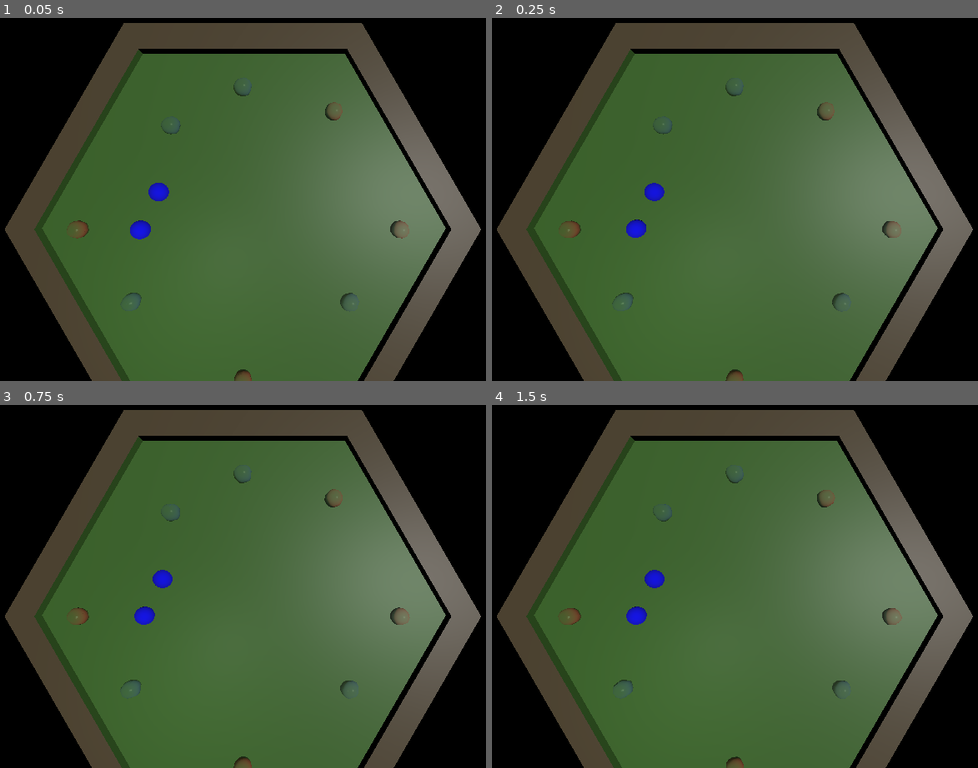
Above: before the commit, frames 1-4 (two rows, left to right).
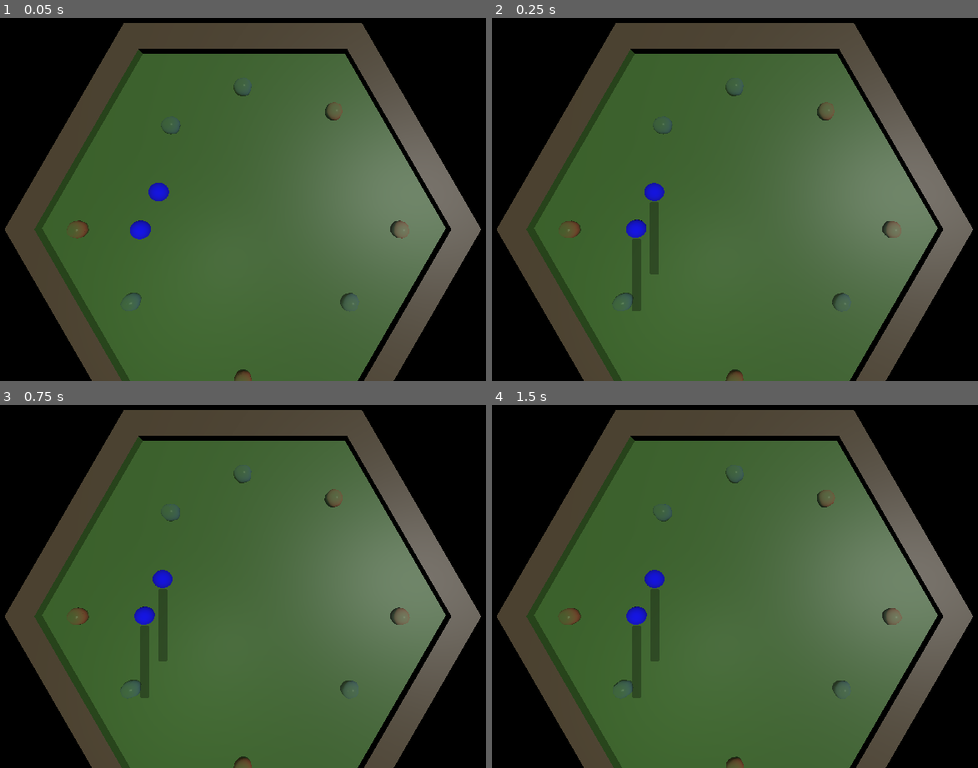
Above: after the commit, the same moments.

Repository: freesstylers/GlobalGameJam25
Game: Godot game, scene res://Assets/Prefabs/pruebaworld.tscn
The game is run twice, just before and just after one commit, with the same random seed, the same clock (stepped at 60 frames per second) and the same inputs.
Inputs (mouse positions are in pixels of both pictures, inside the frame that each line leads up to):
- Up to frame 1 (0.05 s): no input
- Up to frame 2 (0.25 s): no input
- Up to frame 3 (0.75 s): tap Enter at 0.5 s; move the mouse to (422, 561) at 0.52 s; hold D (right) from 0.53 s (still down); click (422, 561) at 0.6 s
- Up to frame 4 (1.5 s): move the mouse to (632, 601) at 1.27 s; release D (right) at 1.28 s; hold S (down) from 1.28 s (still down); click (632, 601) at 1.35 s

Frame 1 is identical in both runs. In frame 2, 0.7% of the frame differs, in the area x 28-35%, y 50-81%; in frame 3, 0.7%; in frame 4, 0.7%.

Commit message:
barra fuerza wip

Diff:
--- a/Assets/Prefabs/3d test scene.tscn
+++ b/Assets/Prefabs/3d test scene.tscn
@@ -5,8 +5,8 @@
 
 [sub_resource type="CylinderMesh" id="CylinderMesh_y8nj6"]
 
-[sub_resource type="ViewportTexture" id="ViewportTexture_8yjgk"]
-viewport_path = NodePath("MeshInstance3D/Sprite3D/SubViewport")
+[sub_resource type="ViewportTexture" id="ViewportTexture_fbiqa"]
+viewport_path = NodePath("MeshInstance3D/BarraFuerza/SubViewport")
 
 [node name="3dTestScene" type="Node3D"]
 
@@ -15,15 +15,15 @@
 script = ExtResource("1_shc7p")
 speed = 0.7
 
-[node name="Sprite3D" type="Sprite3D" parent="MeshInstance3D"]
-transform = Transform3D(1, 0, 0, 0, 0.0479782, 0.998848, 0, -0.998848, 0.0479782, 3.05512, -2.38419e-07, 2.31944)
-texture = SubResource("ViewportTexture_8yjgk")
+[node name="BarraFuerza" type="Sprite3D" parent="MeshInstance3D"]
+transform = Transform3D(1, 0, 0, 0, 1, 0, 0, 0, 1, 2.18868, 0, 0)
+texture = SubResource("ViewportTexture_fbiqa")
 
-[node name="SubViewport" type="SubViewport" parent="MeshInstance3D/Sprite3D"]
+[node name="SubViewport" type="SubViewport" parent="MeshInstance3D/BarraFuerza"]
 transparent_bg = true
 gui_disable_input = true
 
-[node name="ProgressBar" type="ProgressBar" parent="MeshInstance3D/Sprite3D/SubViewport"]
+[node name="ProgressBar" type="ProgressBar" parent="MeshInstance3D/BarraFuerza/SubViewport"]
 anchors_preset = -1
 anchor_right = 1.0
 anchor_bottom = 0.246914
--- /dev/null
+++ b/Assets/Prefabs/UI/barra_fuerza.tscn
@@ -0,0 +1,22 @@
+[gd_scene load_steps=3 format=3 uid="uid://bycdre54xbqdu"]
+
+[ext_resource type="Script" path="res://Assets/Scripts/Test/progress_barTEST.gd" id="1_cggfs"]
+
+[sub_resource type="ViewportTexture" id="ViewportTexture_8yjgk"]
+viewport_path = NodePath("SubViewport")
+
+[node name="BarraFuerza" type="Sprite3D"]
+transform = Transform3D(1, 0, 0, 0, 1, 0, 0, 0, 1, 0, 0, 0)
+texture = SubResource("ViewportTexture_8yjgk")
+
+[node name="SubViewport" type="SubViewport" parent="."]
+transparent_bg = true
+gui_disable_input = true
+
+[node name="ProgressBar" type="ProgressBar" parent="SubViewport"]
+anchors_preset = -1
+anchor_right = 1.0
+anchor_bottom = 0.246914
+grow_horizontal = 2
+script = ExtResource("1_cggfs")
+metadata/_edit_use_anchors_ = true
--- a/Assets/Prefabs/pruebaplayer.tscn
+++ b/Assets/Prefabs/pruebaplayer.tscn
@@ -1,6 +1,7 @@
-[gd_scene load_steps=7 format=3 uid="uid://87cygmj10jpd"]
+[gd_scene load_steps=9 format=3 uid="uid://87cygmj10jpd"]
 
 [ext_resource type="Script" path="res://Assets/Scripts/pruebaplayer.gd" id="1_1wal1"]
+[ext_resource type="Script" path="res://Assets/Scripts/Test/progress_barTEST.gd" id="2_b0jbi"]
 [ext_resource type="AudioStream" uid="uid://cxc7tt2awutnh" path="res://Assets/Sound/SFX/Pool/palo_hit.ogg" id="2_vs5yh"]
 
 [sub_resource type="PhysicsMaterial" id="PhysicsMaterial_5ppcg"]
@@ -13,6 +14,9 @@
 material = SubResource("StandardMaterial3D_5cn2d")
 
 [sub_resource type="SphereShape3D" id="SphereShape3D_mhihy"]
+
+[sub_resource type="ViewportTexture" id="ViewportTexture_blna6"]
+viewport_path = NodePath("RigidBody3D/BarraPivot/BarraFuerza/SubViewport")
 
 [node name="Player" type="Node3D"]
 script = ExtResource("1_1wal1")
@@ -30,6 +34,26 @@
 [node name="CollisionShape3D" type="CollisionShape3D" parent="RigidBody3D"]
 shape = SubResource("SphereShape3D_mhihy")
 
+[node name="BarraPivot" type="Node3D" parent="RigidBody3D"]
+
+[node name="BarraFuerza" type="Sprite3D" parent="RigidBody3D/BarraPivot"]
+transform = Transform3D(1, 0, 0, 0, -4.37114e-08, 1, 0, -1, -4.37114e-08, 2.56915, 0, 0)
+texture = SubResource("ViewportTexture_blna6")
+
+[node name="SubViewport" type="SubViewport" parent="RigidBody3D/BarraPivot/BarraFuerza"]
+transparent_bg = true
+gui_disable_input = true
+size = Vector2i(400, 50)
+
+[node name="ProgressBar" type="ProgressBar" parent="RigidBody3D/BarraPivot/BarraFuerza/SubViewport"]
+anchors_preset = 15
+anchor_right = 1.0
+anchor_bottom = 1.0
+grow_horizontal = 2
+grow_vertical = 2
+show_percentage = false
+script = ExtResource("2_b0jbi")
+
 [node name="PaloHit" type="AudioStreamPlayer" parent="."]
 stream = ExtResource("2_vs5yh")
 
